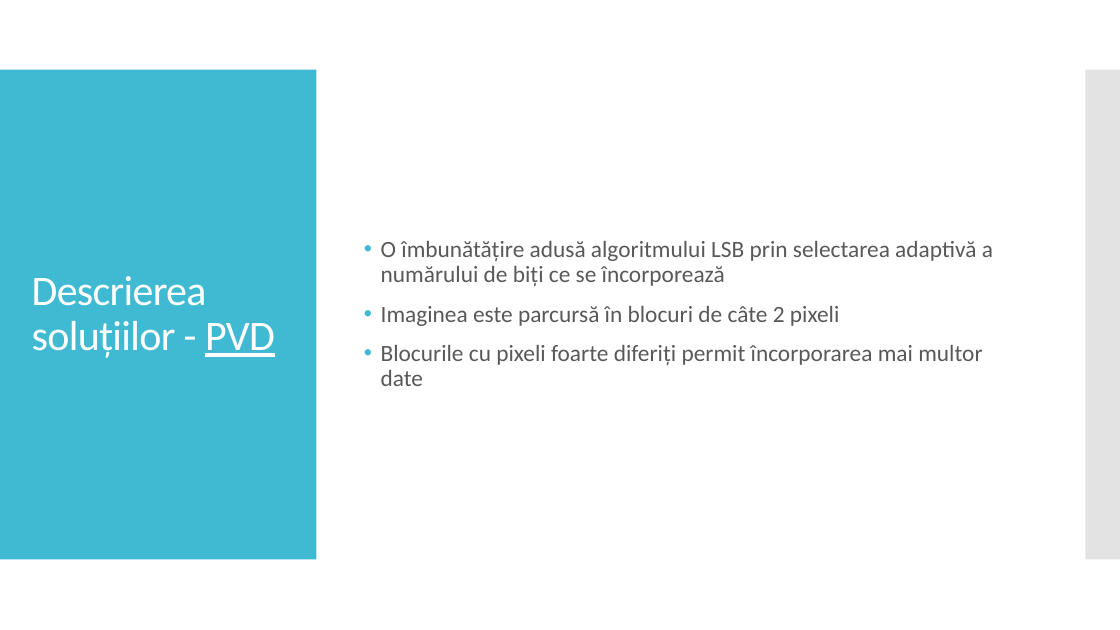
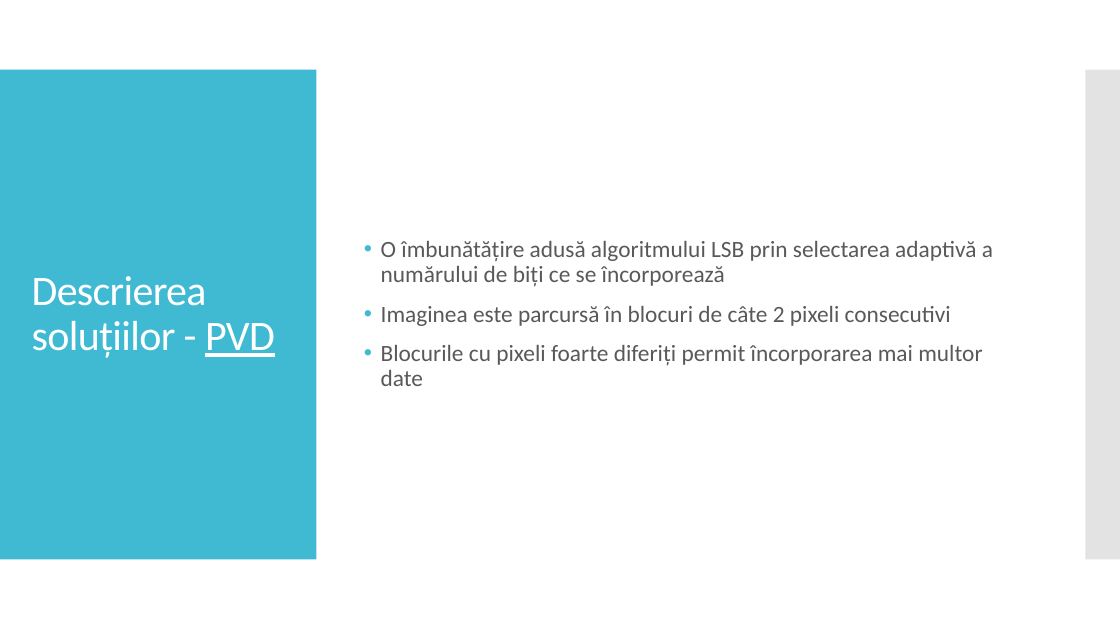
Before and after one commit to AlexDomnaru/StegoAlgorithms, a slide deck: slide 14 of Licenta2018DomnaruAlexandru/Prezentare.pptx (slide 13 before the commit). Drawn at 1120x630 pixels with LibreOffice and Linux fonts; fonts in the diff are those of the drawing. Boxes give left, top, right and bottom in pixels: in the first picture for what was removed or moved away, otherwise in the second. Text is boxed around its words. In the diff, an @@ line names an element or a change of style, - is before the commit and + after.

```diff
--- a/Licenta2018DomnaruAlexandru/Prezentare.pptx
+++ b/Licenta2018DomnaruAlexandru/Prezentare.pptx
@@ text at (x1=381, y1=306, x2=951, y2=326): text changed @@
-• Imaginea este parcursă în blocuri de câte 2 pixeli
+• Imaginea este parcursă în blocuri de câte 2 pixeli consecutivi
```
Also in this commit, not shown: 8 other slides changed, 3 slides added, 15 other files.
